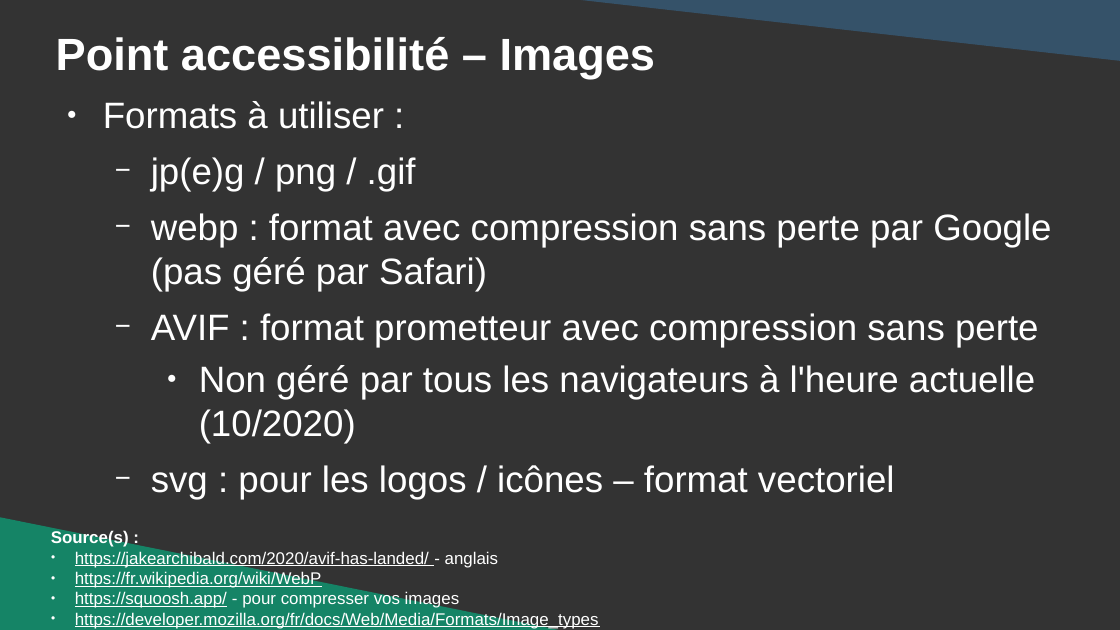
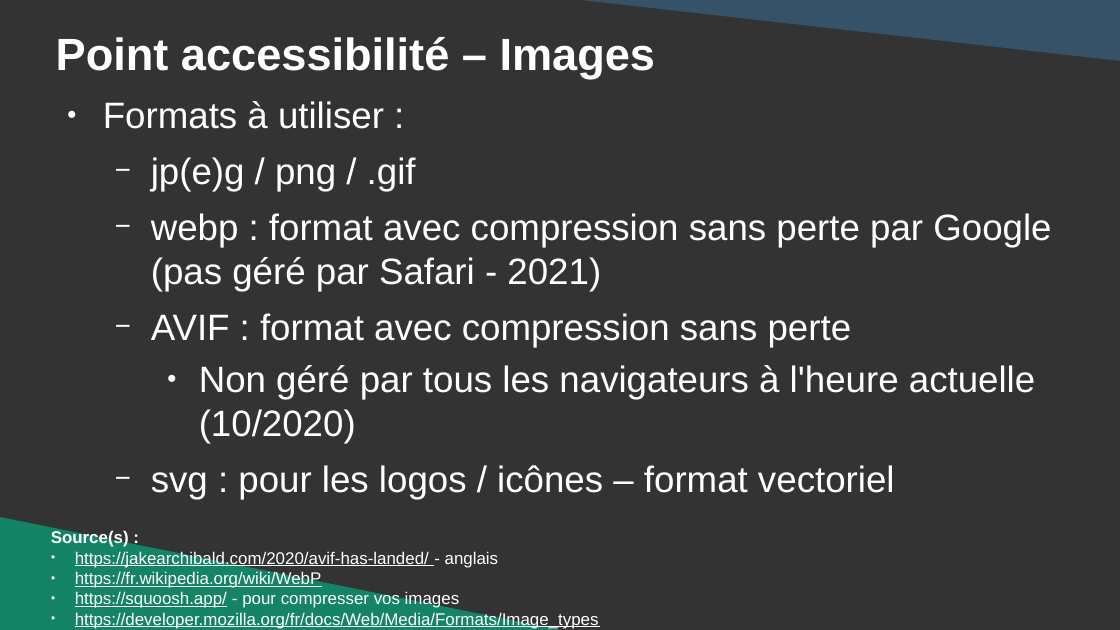
Before and after one commit to DanYellow/cours, a slide deck: slide 17 of integration-web-s3/travaux-pratiques/numero-2/presentation.odp (slide 18 before the commit). Drawn at 1120x630 pixels with LibreOffice and Linux fonts; fonts in the diff are those of the drawing. Boxes give left, top, right and bottom in pixels: in the first picture for what was removed or moved away, otherwise in the second. Text is boxed around its words. In the diff, an @@ line names an element or a change of style, - is before the commit and + after.

```diff
--- a/integration-web-s3/travaux-pratiques/numero-2/presentation.odp
+++ b/integration-web-s3/travaux-pratiques/numero-2/presentation.odp
@@ text at (151,213,1051,347): text changed @@
-  − webp : format avec compression sans perte par Google (pas géré par Safari)
-  − AVIF : format prometteur avec compression sans perte
+  − webp : format avec compression sans perte par Google (pas géré par Safari - 2021)
+  − AVIF : format avec compression sans perte
```
Also in this commit, not shown: 16 other slides changed, 1 slide added, 1 slide removed, 8 other files.
